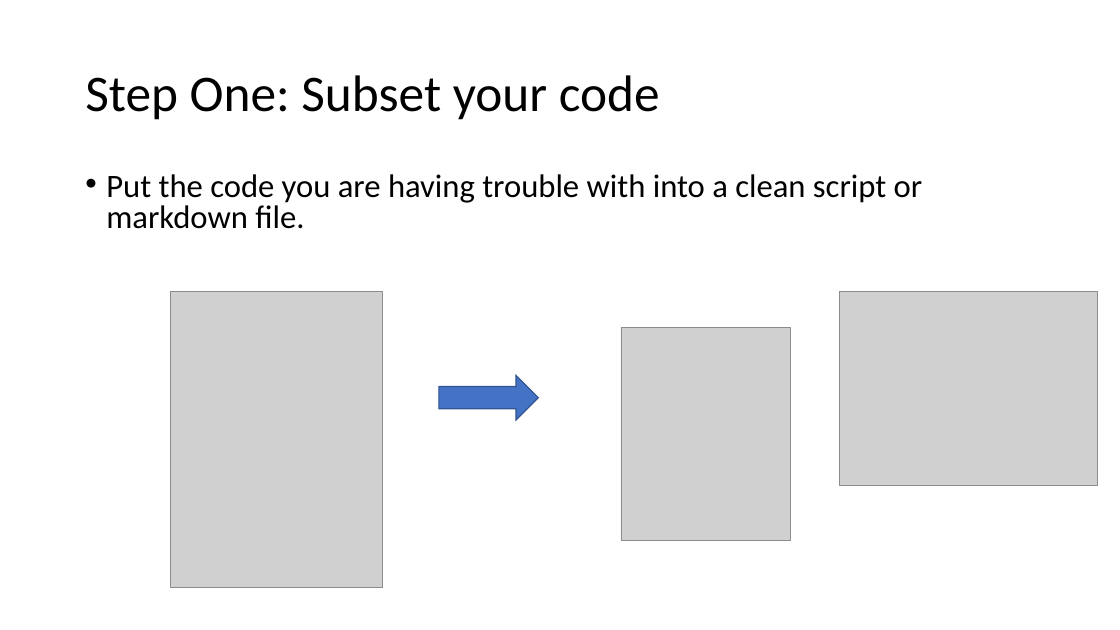
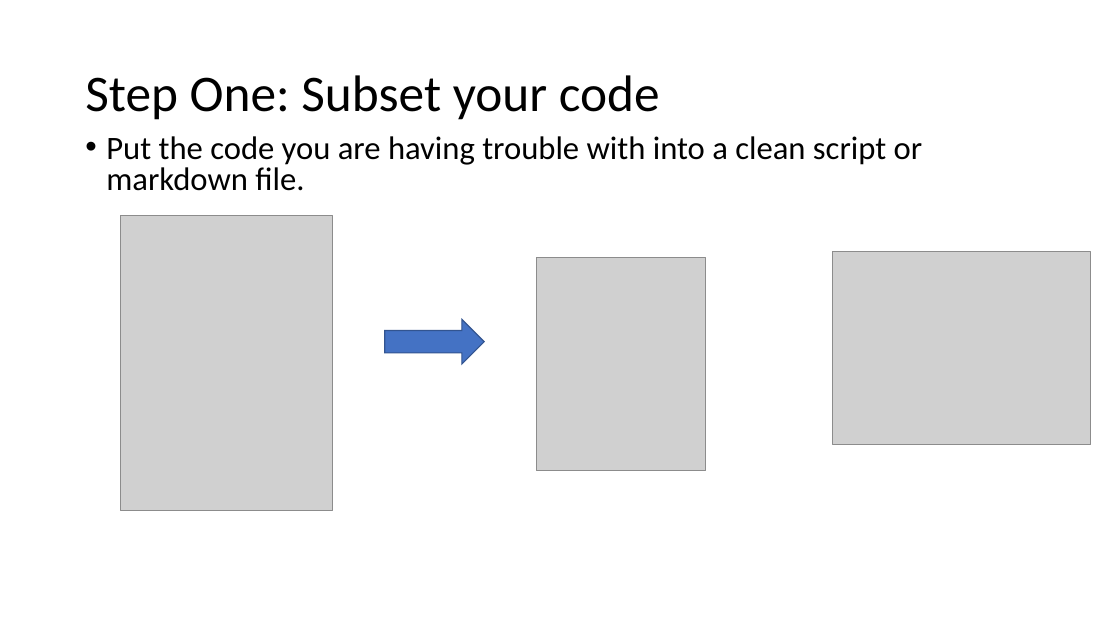
Before and after one commit to InteragencyEcologicalProgram/DataScience, a slide deck: slide 7 of 2020.05.21/The Art of the ReprEx.pptx. Drawn at 1120x630 pixels with LibreOffice and Linux fonts; fonts in the diff are those of the drawing; grey boxes stand for pictures. Boxes give left, top, right and bottom in pixels: in the first picture for what was removed or moved away, otherwise in the second. Text is boxed around its words. In the diff, an @@ line names an element or a change of style, - is before the commit and + after.

```diff
--- a/2020.05.21/The Art of the ReprEx.pptx
+++ b/2020.05.21/The Art of the ReprEx.pptx
@@ text "Put the code you are ...": place and size @@
-text "Put the code you are ..." at <box>106,174,923,229</box>
+text "Put the code you are ..." at <box>106,136,923,191</box>
@@ picture: place and size @@
-picture at <box>170,292,382,587</box>
+picture at <box>120,216,333,511</box>
@@ picture: place and size @@
-picture at <box>621,327,791,540</box>
+picture at <box>536,257,706,471</box>
@@ picture: place and size @@
-picture at <box>840,292,1098,486</box>
+picture at <box>833,252,1091,445</box>
@@ right arrow: place and size @@
-right arrow at <box>439,376,538,420</box>
+right arrow at <box>385,319,484,364</box>
```
Also in this commit, not shown: 2 other slides changed, 1 slide added, 1 other file.
